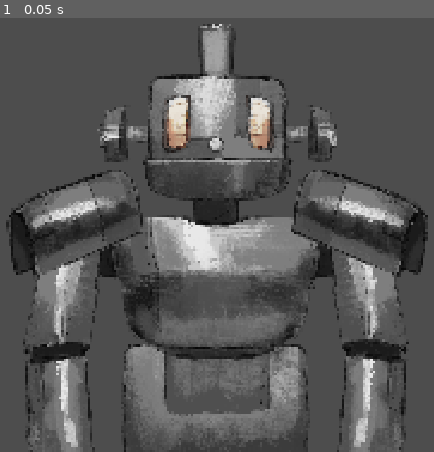
Above: before the commit, frame 1.
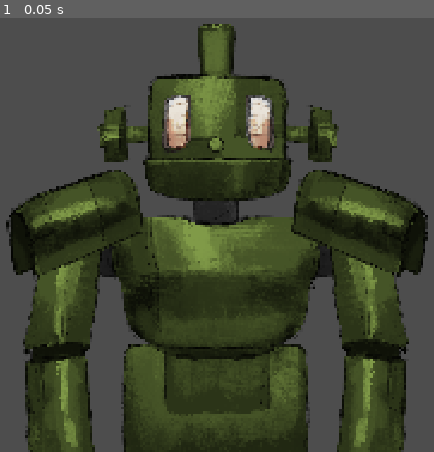
Above: after the commit, the same moment.

Repository: dismox/robots_ldjam_60
Game: Godot game, scene res://main/robot/robot.tscn
Same seed, same stepped clock (60 frames per second), same inputs: the game is played once before the commit and once after it. The project has no main scene, so this scene is started directly.
Inputs:
- Up to frame 1 (0.05 s): no input

The runs differ from the first frame. In frame 1, 52% of the frame differs, in the area x 1-99%, y 1-100%.

Commit message:
рандомизация цвета

Diff:
--- a/main/global.gd
+++ b/main/global.gd
@@ -1,7 +1,9 @@
 extends Node
 
+var body_part_database: BodyPartsDatabase = BodyPartsDatabase.new()
 var game_state: GameState
 var current_item: Item
+var unlocked_items: Array[Item]
 
 enum GameState {
 	MAIN_MENU,
--- a/main/robot/body_part.gd
+++ b/main/robot/body_part.gd
@@ -9,6 +9,8 @@
 @export var current_body_part: int
 
 @export var rustiness: float = 0.0
+@export var can_rust: bool = true
+@export var has_color: bool = true
 
 var defects
 
@@ -33,6 +35,5 @@
 	current_color = self_modulate
 
 func change_body_part(type: Type, texture_id: int):
-	return
-	#texture = BodyPartsDatabase.get_body_part_texture(type, texture_id)
+	texture = Global.body_part_database.get_body_part_texture(type, texture_id)
 	current_body_part = texture_id
--- a/main/robot/robot.gd
+++ b/main/robot/robot.gd
@@ -18,3 +18,24 @@
 @onready var brain: TextureRect = %Brain
 @onready var heart: TextureRect = %Heart
 @onready var guts: TextureRect = %Guts
+
+@export var custom_parts: Array[BodyPart]
+@export var inside_parts: Array[BodyPart]
+
+var main_color: Color = Color.WHITE
+
+func _ready() -> void:
+	generate()
+
+func generate():
+	main_color = Color(randf(),randf(),randf(), 1.5)
+	for part in custom_parts:
+		if part.has_color:
+			part.prefered_color = main_color
+			part.change_color(main_color)
+	var random_color_parts_amount: int = randi() % 3
+	if random_color_parts_amount > 0:
+		for i in range(random_color_parts_amount):
+			var part = custom_parts.pick_random()
+			if part.has_color:
+				part.change_color(Color.from_hsv(randf(),0.7,1.0))
--- a/main/robot/robot.tscn
+++ b/main/robot/robot.tscn
@@ -14,8 +14,10 @@
 [ext_resource type="Texture2D" uid="uid://du1fl26rfoi81" path="res://main/assets/robot_parts/arm/arm_1.png" id="12_81ma6"]
 [ext_resource type="Texture2D" uid="uid://b1ccfcvsyv7rg" path="res://main/assets/robot_parts/shoulder/shoulder_1.png" id="13_tmtkg"]
 
-[node name="Robot" type="Node2D" unique_id=560495161]
+[node name="Robot" type="Node2D" unique_id=560495161 node_paths=PackedStringArray("custom_parts", "inside_parts")]
 script = ExtResource("1_3153p")
+custom_parts = [NodePath("Wireframe/Head"), NodePath("Wireframe/Head/HeadTop"), NodePath("Wireframe/Head/Nose"), NodePath("Wireframe/Head/Eyes"), NodePath("Wireframe/Head/Mouth"), NodePath("Wireframe/Head/Ears"), NodePath("Wireframe/BodyBottom"), NodePath("Wireframe/BodyTop"), NodePath("Wireframe/LeftArm"), NodePath("Wireframe/LeftArm/LeftShoulder"), NodePath("Wireframe/RightArm"), NodePath("Wireframe/RightArm/RightShoulder")]
+inside_parts = [NodePath("Wireframe/Head/Brain"), NodePath("Wireframe/BodyBottom/Guts"), NodePath("Wireframe/BodyTop/Heart")]
 
 [node name="Wireframe" type="TextureRect" parent="." unique_id=1305989227]
 unique_name_in_owner = true
@@ -24,7 +26,6 @@
 offset_right = 1309.0
 offset_bottom = 1084.0
 texture = ExtResource("2_ayiut")
-script = ExtResource("2_ewvo3")
 
 [node name="Head" type="TextureRect" parent="Wireframe" unique_id=445030624]
 unique_name_in_owner = true
@@ -34,6 +35,7 @@
 offset_right = 496.0
 offset_bottom = 162.0
 texture = ExtResource("4_i0eal")
+script = ExtResource("2_ewvo3")
 
 [node name="HeadTop" type="TextureRect" parent="Wireframe/Head" unique_id=1111886860]
 unique_name_in_owner = true
@@ -44,6 +46,7 @@
 offset_right = 211.0
 offset_bottom = 105.0
 texture = ExtResource("5_chm4n")
+script = ExtResource("2_ewvo3")
 
 [node name="Nose" type="TextureRect" parent="Wireframe/Head" unique_id=1772832644]
 unique_name_in_owner = true
@@ -53,6 +56,7 @@
 offset_right = 186.0
 offset_bottom = 191.0
 texture = ExtResource("6_8dvs4")
+script = ExtResource("2_ewvo3")
 
 [node name="Eyes" type="TextureRect" parent="Wireframe/Head" unique_id=1012287820]
 unique_name_in_owner = true
@@ -62,6 +66,9 @@
 offset_right = 310.0
 offset_bottom = 198.0
 texture = ExtResource("7_jdled")
+script = ExtResource("2_ewvo3")
+can_rust = false
+has_color = false
 
 [node name="Mouth" type="TextureRect" parent="Wireframe/Head" unique_id=563573763]
 unique_name_in_owner = true
@@ -71,6 +78,7 @@
 offset_right = 348.0
 offset_bottom = 312.0
 texture = ExtResource("8_cg33d")
+script = ExtResource("2_ewvo3")
 
 [node name="Ears" type="TextureRect" parent="Wireframe/Head" unique_id=2100132916]
 unique_name_in_owner = true
@@ -81,11 +89,15 @@
 offset_right = 458.0
 offset_bottom = 222.0
 texture = ExtResource("9_vsw52")
+script = ExtResource("2_ewvo3")
 
 [node name="Brain" type="TextureRect" parent="Wireframe/Head" unique_id=1119586839]
 unique_name_in_owner = true
 visible = false
 layout_mode = 0
+script = ExtResource("2_ewvo3")
+can_rust = false
+has_color = false
 
 [node name="BodyBottom" type="TextureRect" parent="Wireframe" unique_id=1929036463]
 unique_name_in_owner = true
@@ -95,11 +107,15 @@
 offset_right = 547.0
 offset_bottom = 777.0
 texture = ExtResource("10_12f26")
+script = ExtResource("2_ewvo3")
 
 [node name="Guts" type="TextureRect" parent="Wireframe/BodyBottom" unique_id=2048753572]
 unique_name_in_owner = true
 visible = false
 layout_mode = 0
+script = ExtResource("2_ewvo3")
+can_rust = false
+has_color = false
 
 [node name="BodyTop" type="TextureRect" parent="Wireframe" unique_id=1674611870]
 unique_name_in_owner = true
@@ -109,11 +125,15 @@
 offset_right = 575.0
 offset_bottom = 548.0
 texture = ExtResource("11_asxop")
+script = ExtResource("2_ewvo3")
 
 [node name="Heart" type="TextureRect" parent="Wireframe/BodyTop" unique_id=853200514]
 unique_name_in_owner = true
 visible = false
 layout_mode = 0
+script = ExtResource("2_ewvo3")
+can_rust = false
+has_color = false
 
 [node name="LeftArm" type="TextureRect" parent="Wireframe" unique_id=1720877252]
 unique_name_in_owner = true
@@ -123,6 +143,7 @@
 offset_right = 59.0
 offset_bottom = 776.0
 texture = ExtResource("12_81ma6")
+script = ExtResource("2_ewvo3")
 
 [node name="LeftShoulder" type="TextureRect" parent="Wireframe/LeftArm" unique_id=1301256859]
 unique_name_in_owner = true
@@ -132,6 +153,7 @@
 offset_right = 291.0
 offset_bottom = 130.0
 texture = ExtResource("13_tmtkg")
+script = ExtResource("2_ewvo3")
 
 [node name="RightArm" type="TextureRect" parent="Wireframe" unique_id=1702133536]
 unique_name_in_owner = true
@@ -142,6 +164,7 @@
 offset_bottom = 773.0
 texture = ExtResource("12_81ma6")
 flip_h = true
+script = ExtResource("2_ewvo3")
 
 [node name="RightShoulder" type="TextureRect" parent="Wireframe/RightArm" unique_id=389838525]
 unique_name_in_owner = true
@@ -152,3 +175,4 @@
 offset_bottom = 132.0
 texture = ExtResource("13_tmtkg")
 flip_h = true
+script = ExtResource("2_ewvo3")
